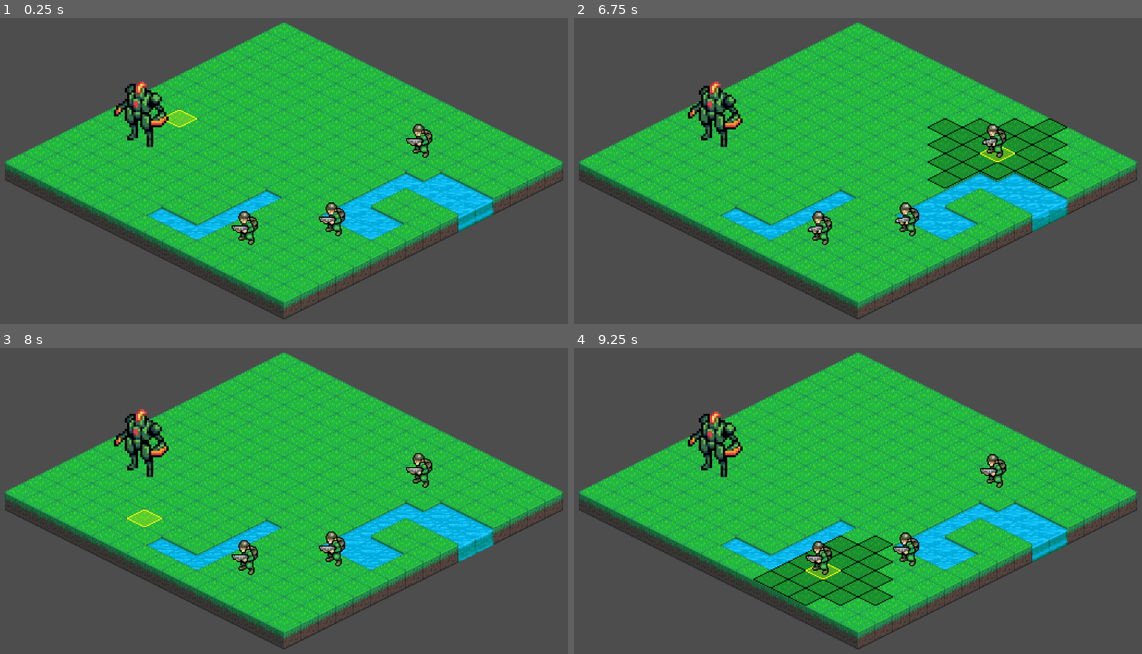
Above: before the commit, frames 1-4 (two rows, left to right).
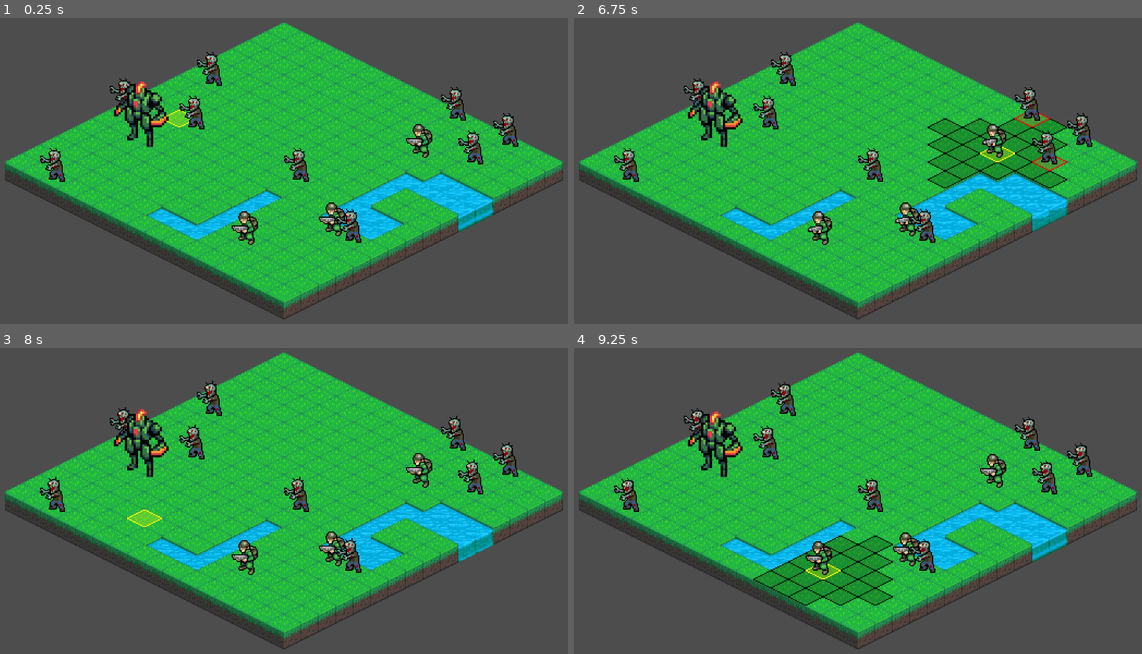
Above: after the commit, the same moments.

Repository: Tekknobot/MEKIII
Game: Godot game, scene res://scenes/Game.tscn
The game is run twice, just before and just after one commit, with the same random seed, the same clock (stepped at 60 frames per second) and the same inputs.
Inputs (mouse positions are in pixels of both pictures, inside the frame that each line leads up to):
- Up to frame 1 (0.25 s): no input
- Up to frame 2 (6.75 s): move the mouse to (994, 161) at 0.52 s; click (994, 161) at 0.67 s; move the mouse to (733, 198) at 1.27 s; click (733, 198) at 1.42 s; move the mouse to (920, 100) at 2.02 s; click (920, 100) at 2.17 s; move the mouse to (823, 250) at 2.77 s; click (823, 250) at 2.92 s; move the mouse to (1045, 232) at 3.52 s; click (1045, 232) at 3.67 s; move the mouse to (670, 128) at 4.27 s; click (670, 128) at 4.42 s; move the mouse to (892, 180) at 5.02 s; click (892, 180) at 5.17 s; move the mouse to (761, 91) at 5.77 s; click (761, 91) at 5.92 s; move the mouse to (994, 161) at 6.52 s; click (994, 161) at 6.67 s
- Up to frame 3 (8 s): move the mouse to (159, 528) at 7.27 s; click (159, 528) at 7.42 s
- Up to frame 4 (9.25 s): move the mouse to (920, 430) at 8.02 s; click (920, 430) at 8.17 s; move the mouse to (823, 580) at 8.77 s; click (823, 580) at 8.92 s

The runs differ from the first frame. In frame 1, 2.3% of the frame differs, in the area x 7-92%, y 11-74%; in frame 2, 2.5%; in frame 3, 2.3%; in frame 4, 2.3%.

Commit message:
Add zombie.

Diff:
--- a/scenes/Game.tscn
+++ b/scenes/Game.tscn
@@ -1,8 +1,9 @@
-[gd_scene load_steps=34 format=3 uid="uid://bmtwqbsx674eo"]
+[gd_scene load_steps=35 format=3 uid="uid://bmtwqbsx674eo"]
 
 [ext_resource type="Script" uid="uid://bn08mhcoceqg" path="res://scripts/game.gd" id="1_400sg"]
 [ext_resource type="PackedScene" uid="uid://b8etqvuw07mhc" path="res://scenes/human.tscn" id="2_s0nni"]
 [ext_resource type="PackedScene" uid="uid://bqrbab23wjpjp" path="res://scenes/mech.tscn" id="3_aug50"]
+[ext_resource type="PackedScene" uid="uid://dmujwxtnheagi" path="res://scenes/zombie.tscn" id="4_kyk2p"]
 [ext_resource type="Texture2D" uid="uid://by1nnygq8fbib" path="res://sprites/Terrain/dirt.png" id="6_mcffj"]
 [ext_resource type="Texture2D" uid="uid://bvs7gpxakq282" path="res://sprites/Terrain/sandstone.png" id="7_2rd6h"]
 [ext_resource type="Texture2D" uid="uid://d3dw1g0jasso3" path="res://sprites/Tiles_UI/mek3/1x1_move.png" id="7_g4kob"]
@@ -134,6 +135,7 @@
 mech_count = 1
 human_scene = ExtResource("2_s0nni")
 mech_scene = ExtResource("3_aug50")
+zombie_scene = ExtResource("4_kyk2p")
 
 [node name="Highlight" type="TileMap" parent="."]
 tile_set = SubResource("TileSet_3xj3m")
@@ -149,7 +151,11 @@
 format = 2
 layer_0/modulate = Color(0.09803922, 0.09803922, 0.09803922, 1)
 
-[node name="AttackRange" type="TileMap" parent="."]
+[node name="AttackRangeSmall" type="TileMap" parent="."]
+tile_set = SubResource("TileSet_bneo8")
+format = 2
+
+[node name="AttackRangeBig" type="TileMap" parent="."]
 tile_set = SubResource("TileSet_bneo8")
 format = 2
 
--- /dev/null
+++ b/scenes/zombie.tscn
@@ -0,0 +1,193 @@
+[gd_scene load_steps=42 format=3 uid="uid://dmujwxtnheagi"]
+
+[ext_resource type="Script" uid="uid://cuhaf2noht7l2" path="res://scripts/zombie.gd" id="1_o6twh"]
+[ext_resource type="Texture2D" uid="uid://cwttiy82qxf31" path="res://sprites/Zombies/attack/zomb_atk1.png" id="2_o6twh"]
+[ext_resource type="Texture2D" uid="uid://qnjdb2b476oc" path="res://sprites/Zombies/attack/zomb_atk2.png" id="3_eb8mr"]
+[ext_resource type="Texture2D" uid="uid://conbn7eijk7ik" path="res://sprites/Zombies/attack/zomb_atk3.png" id="4_ln2kq"]
+[ext_resource type="Texture2D" uid="uid://bbiip3q4hsnca" path="res://sprites/Zombies/attack/zomb_atk4.png" id="5_turgy"]
+[ext_resource type="Texture2D" uid="uid://b4bi7t7jgmuec" path="res://sprites/Zombies/attack/zomb_atk5.png" id="6_qgv5u"]
+[ext_resource type="Texture2D" uid="uid://ds5m57cm46te3" path="res://sprites/Zombies/attack/zomb_atk6.png" id="7_m3wi0"]
+[ext_resource type="Texture2D" uid="uid://cwjoqf60hadln" path="res://sprites/Zombies/attack/zomb_atk7.png" id="8_y7rkn"]
+[ext_resource type="Texture2D" uid="uid://dkdnlfb307248" path="res://sprites/Zombies/attack/zomb_atk8.png" id="9_620wp"]
+[ext_resource type="Texture2D" uid="uid://5kuwlayi1kxs" path="res://sprites/Zombies/attack/zomb_atk9.png" id="10_sso3y"]
+[ext_resource type="Texture2D" uid="uid://d33mn8hqylym0" path="res://sprites/Zombies/death/zombdeath1.png" id="11_whhyg"]
+[ext_resource type="Texture2D" uid="uid://bdjmjwslvoh1p" path="res://sprites/Zombies/death/zombdeath2.png" id="12_soxq7"]
+[ext_resource type="Texture2D" uid="uid://bj1hb4d75skp8" path="res://sprites/Zombies/death/zombdeath3.png" id="13_e2802"]
+[ext_resource type="Texture2D" uid="uid://bhb55le4l04xe" path="res://sprites/Zombies/death/zombdeath4.png" id="14_3fylu"]
+[ext_resource type="Texture2D" uid="uid://d15nggjgsp263" path="res://sprites/Zombies/death/zombdeath5.png" id="15_0df5l"]
+[ext_resource type="Texture2D" uid="uid://dhlxvl535sjvt" path="res://sprites/Zombies/death/zombdeath6.png" id="16_dklxj"]
+[ext_resource type="Texture2D" uid="uid://chc0m8hbl7pyu" path="res://sprites/Zombies/death/zombdeath7.png" id="17_vbctf"]
+[ext_resource type="Texture2D" uid="uid://ce8iblqfusimq" path="res://sprites/Zombies/death/zombdeath8.png" id="18_7d3hf"]
+[ext_resource type="Texture2D" uid="uid://b6ttdibpfgrn8" path="res://sprites/Zombies/idle/zombie_idle1.png" id="19_g2hu3"]
+[ext_resource type="Texture2D" uid="uid://btoqtsod45gqc" path="res://sprites/Zombies/idle/zombie_idle2.png" id="20_41fgj"]
+[ext_resource type="Texture2D" uid="uid://fkv6sm2mdfc4" path="res://sprites/Zombies/idle/zombie_idle3.png" id="21_f8e4k"]
+[ext_resource type="Texture2D" uid="uid://dne03qbkspx0n" path="res://sprites/Zombies/idle/zombie_idle4.png" id="22_nhwsn"]
+[ext_resource type="Texture2D" uid="uid://ckoyi6l2s5ahj" path="res://sprites/Zombies/idle/zombie_idle5.png" id="23_w1v86"]
+[ext_resource type="Texture2D" uid="uid://bs6egkba4nd0g" path="res://sprites/Zombies/idle/zombie_idle6.png" id="24_8f500"]
+[ext_resource type="Texture2D" uid="uid://dxjegbbnp3b15" path="res://sprites/Zombies/idle/zombie_idle7.png" id="25_2c01a"]
+[ext_resource type="Texture2D" uid="uid://dt51wlwgpjuu5" path="res://sprites/Zombies/idle/zombie_idle8.png" id="26_1jllc"]
+[ext_resource type="Texture2D" uid="uid://fcbtgkjenkjg" path="res://sprites/Zombies/idle/zombie_idle9.png" id="27_n8cc5"]
+[ext_resource type="Texture2D" uid="uid://jmfjpxs24kyd" path="res://sprites/Zombies/idle/zombie_idle10.png" id="28_4bhnw"]
+[ext_resource type="Texture2D" uid="uid://ddp2jaortrt0" path="res://sprites/Zombies/idle/zombie_idle11.png" id="29_i0dhq"]
+[ext_resource type="Texture2D" uid="uid://c285dillcm0gu" path="res://sprites/Zombies/idle/zombie_idle12.png" id="30_ikhb0"]
+[ext_resource type="Texture2D" uid="uid://caqq0bj7nltlf" path="res://sprites/Zombies/idle/zombie_idle13.png" id="31_cw0uh"]
+[ext_resource type="Texture2D" uid="uid://ceulsyilrttlt" path="res://sprites/Zombies/idle/zombie_idle14.png" id="32_fdfcd"]
+[ext_resource type="Texture2D" uid="uid://b1ggr5a8jw3ma" path="res://sprites/Zombies/idle/zombie_idle15.png" id="33_4m6ck"]
+[ext_resource type="Texture2D" uid="uid://pkn1oesytji0" path="res://sprites/Zombies/idle/zombie_idle16.png" id="34_rn08a"]
+[ext_resource type="Texture2D" uid="uid://di6lcgxxpn653" path="res://sprites/Zombies/move/zomb1.png" id="35_6pkys"]
+[ext_resource type="Texture2D" uid="uid://dcqcljh1gc8nb" path="res://sprites/Zombies/move/zomb2.png" id="36_huysx"]
+[ext_resource type="Texture2D" uid="uid://cjatf8phi5qjp" path="res://sprites/Zombies/move/zomb3.png" id="37_shgdc"]
+[ext_resource type="Texture2D" uid="uid://y1tu1n80rvks" path="res://sprites/Zombies/move/zomb4.png" id="38_i12k7"]
+[ext_resource type="Texture2D" uid="uid://bdnwlnsu56wes" path="res://sprites/Zombies/move/zomb5.png" id="39_a3vf8"]
+[ext_resource type="Texture2D" uid="uid://d265fi2e6of11" path="res://sprites/Zombies/move/zomb6.png" id="40_j2sop"]
+
+[sub_resource type="SpriteFrames" id="SpriteFrames_0pyg8"]
+animations = [{
+"frames": [{
+"duration": 1.0,
+"texture": ExtResource("2_o6twh")
+}, {
+"duration": 1.0,
+"texture": ExtResource("3_eb8mr")
+}, {
+"duration": 1.0,
+"texture": ExtResource("4_ln2kq")
+}, {
+"duration": 1.0,
+"texture": ExtResource("5_turgy")
+}, {
+"duration": 1.0,
+"texture": ExtResource("6_qgv5u")
+}, {
+"duration": 1.0,
+"texture": ExtResource("7_m3wi0")
+}, {
+"duration": 1.0,
+"texture": ExtResource("8_y7rkn")
+}, {
+"duration": 1.0,
+"texture": ExtResource("9_620wp")
+}, {
+"duration": 1.0,
+"texture": ExtResource("10_sso3y")
+}],
+"loop": false,
+"name": &"attack",
+"speed": 24.0
+}, {
+"frames": [{
+"duration": 1.0,
+"texture": ExtResource("11_whhyg")
+}, {
+"duration": 1.0,
+"texture": ExtResource("12_soxq7")
+}, {
+"duration": 1.0,
+"texture": ExtResource("13_e2802")
+}, {
+"duration": 1.0,
+"texture": ExtResource("14_3fylu")
+}, {
+"duration": 1.0,
+"texture": ExtResource("15_0df5l")
+}, {
+"duration": 1.0,
+"texture": ExtResource("16_dklxj")
+}, {
+"duration": 1.0,
+"texture": ExtResource("17_vbctf")
+}, {
+"duration": 1.0,
+"texture": ExtResource("18_7d3hf")
+}, {
+"duration": 1.0,
+"texture": null
+}],
+"loop": true,
+"name": &"death",
+"speed": 12.0
+}, {
+"frames": [{
+"duration": 1.0,
+"texture": ExtResource("19_g2hu3")
+}, {
+"duration": 1.0,
+"texture": ExtResource("20_41fgj")
+}, {
+"duration": 1.0,
+"texture": ExtResource("21_f8e4k")
+}, {
+"duration": 1.0,
+"texture": ExtResource("22_nhwsn")
+}, {
+"duration": 1.0,
+"texture": ExtResource("23_w1v86")
+}, {
+"duration": 1.0,
+"texture": ExtResource("24_8f500")
+}, {
+"duration": 1.0,
+"texture": ExtResource("25_2c01a")
+}, {
+"duration": 1.0,
+"texture": ExtResource("26_1jllc")
+}, {
+"duration": 1.0,
+"texture": ExtResource("27_n8cc5")
+}, {
+"duration": 1.0,
+"texture": ExtResource("28_4bhnw")
+}, {
+"duration": 1.0,
+"texture": ExtResource("29_i0dhq")
+}, {
+"duration": 1.0,
+"texture": ExtResource("30_ikhb0")
+}, {
+"duration": 1.0,
+"texture": ExtResource("31_cw0uh")
+}, {
+"duration": 1.0,
+"texture": ExtResource("32_fdfcd")
+}, {
+"duration": 1.0,
+"texture": ExtResource("33_4m6ck")
+}, {
+"duration": 1.0,
+"texture": ExtResource("34_rn08a")
+}],
+"loop": true,
+"name": &"idle",
+"speed": 8.0
+}, {
+"frames": [{
+"duration": 1.0,
+"texture": ExtResource("35_6pkys")
+}, {
+"duration": 1.0,
+"texture": ExtResource("36_huysx")
+}, {
+"duration": 1.0,
+"texture": ExtResource("37_shgdc")
+}, {
+"duration": 1.0,
+"texture": ExtResource("38_i12k7")
+}, {
+"duration": 1.0,
+"texture": ExtResource("39_a3vf8")
+}, {
+"duration": 1.0,
+"texture": ExtResource("40_j2sop")
+}],
+"loop": true,
+"name": &"move",
+"speed": 8.0
+}]
+
+[node name="Unit" type="Node2D"]
+script = ExtResource("1_o6twh")
+
+[node name="AnimatedSprite2D" type="AnimatedSprite2D" parent="."]
+sprite_frames = SubResource("SpriteFrames_0pyg8")
+animation = &"death"
+autoplay = "idle"
--- a/scripts/game.gd
+++ b/scripts/game.gd
@@ -30,12 +30,19 @@
 const MOVE_TILE_BIG_SOURCE_ID := 1       # 2x2 move tile source id
 const MOVE_ATLAS := Vector2i(0, 0)
 
-# --- Attack overlay ---
-@onready var attack_range: TileMap = $AttackRange
+# --- Attack overlays (split) ---
+@onready var attack_range_small: TileMap = $AttackRangeSmall
+@onready var attack_range_big: TileMap = $AttackRangeBig
 const LAYER_ATTACK := 0
-const ATTACK_TILE_SMALL_SOURCE_ID := 0   # set these to your attack tile sources
+const ATTACK_TILE_SMALL_SOURCE_ID := 0
 const ATTACK_TILE_BIG_SOURCE_ID := 1
 const ATTACK_ATLAS := Vector2i(0, 0)
+
+@export var attack_offset_small := Vector2(0, 0) # small 1x1 offset
+@export var attack_offset_big := Vector2(0, 16)   # big 2x2 offset
+
+# store Units instead of origins (avoids origin/offset problems)
+var attackable_units := {} # Dictionary[Unit, bool]
 
 enum Season { DIRT, SANDSTONE, SNOW, GRASS, ICE }
 @export var season: Season = Season.GRASS
@@ -51,8 +58,10 @@
 # Spawning
 @export var human_count := 3
 @export var mech_count := 2
+@export var zombie_count := 9
 @export var human_scene: PackedScene
 @export var mech_scene: PackedScene
+@export var zombie_scene: PackedScene
 
 @onready var terrain: TileMap = $Terrain
 @onready var units_root: Node2D = $Units
@@ -80,11 +89,6 @@
 
 @export var move_offset_1x1 := Vector2(0, 0)
 @export var move_offset_2x2 := Vector2(0, 16)
-
-@export var attack_offset_1x1 := Vector2(0, 0)
-@export var attack_offset_2x2 := Vector2(0, 0)
-
-var attackable_set := {}  # Dictionary[Vector2i, bool]
 
 func _unit_sprite(u: Unit) -> AnimatedSprite2D:
 	if u == null:
@@ -265,8 +269,8 @@
 # Units: spawning
 # -----------------------
 func spawn_units() -> void:
-	if human_scene == null or mech_scene == null:
-		push_warning("Assign human_scene and mech_scene in the Inspector.")
+	if human_scene == null or mech_scene == null or zombie_scene == null:
+		push_warning("Assign human_scene, mech_scene, and zombie_scene in the Inspector.")
 		return
 
 	for child in units_root.get_children():
@@ -274,12 +278,15 @@
 	grid.occupied.clear()
 	unit_origin.clear()
 
+	# spawn order is up to you
 	for i in range(mech_count):
 		_spawn_one(mech_scene)
 
 	for i in range(human_count):
 		_spawn_one(human_scene)
 
+	for i in range(zombie_count):
+		_spawn_one(zombie_scene)
 
 func _spawn_one(scene: PackedScene) -> void:
 	var tries := 300
@@ -610,41 +617,37 @@
 		clear_attack_range()
 
 func clear_attack_range() -> void:
-	attack_range.clear()
-	attackable_set.clear()
-	attack_range.position = attack_offset_1x1
-
-func draw_attack_range_for_unit(u: Unit) -> void:
+	attack_range_small.clear()
+	attack_range_big.clear()
+	attackable_units.clear()
+
+	attack_range_small.position = attack_offset_small
+	attack_range_big.position = attack_offset_big
+
+func draw_attack_range_for_unit(attacker: Unit) -> void:
 	clear_attack_range()
-	if u == null:
-		return
-
-	# ✅ Keep AttackRange TileMap in ONE consistent offset (small)
-	attack_range.position = attack_offset_1x1
-
-	# Mark ONLY units that can be attacked
+	if attacker == null:
+		return
+
 	for child in units_root.get_children():
 		var target := child as Unit
 		if target == null:
 			continue
-		if target == u:
+		if target == attacker:
 			continue
 
-		if _attack_distance(u, target) > u.attack_range:
+		if _attack_distance(attacker, target) > attacker.attack_range:
 			continue
 
+		attackable_units[target] = true
+
 		var target_origin := get_unit_origin(target)
-		var target_big := _is_big_unit(target)
-
-		if target_big:
-			# draw big tile at even origin
+
+		if _is_big_unit(target):
 			target_origin = snap_origin_for_unit(target_origin, target)
-			attackable_set[target_origin] = true
-			attack_range.set_cell(LAYER_ATTACK, target_origin, ATTACK_TILE_BIG_SOURCE_ID, ATTACK_ATLAS, 0)
+			attack_range_big.set_cell(LAYER_ATTACK, target_origin, ATTACK_TILE_BIG_SOURCE_ID, ATTACK_ATLAS, 0)
 		else:
-			# ✅ small tile written normally (TileMap is already in small offset)
-			attackable_set[target_origin] = true
-			attack_range.set_cell(LAYER_ATTACK, target_origin, ATTACK_TILE_SMALL_SOURCE_ID, ATTACK_ATLAS, 0)
+			attack_range_small.set_cell(LAYER_ATTACK, target_origin, ATTACK_TILE_SMALL_SOURCE_ID, ATTACK_ATLAS, 0)
 
 func _unhandled_input(event: InputEvent) -> void:
 	if is_moving_unit or is_attacking_unit:
@@ -669,7 +672,6 @@
 
 	if event is InputEventMouseButton and event.button_index == MOUSE_BUTTON_RIGHT and event.pressed:
 		select_unit(null)
-
 
 func try_attack_selected(target: Unit) -> bool:
 	if selected_unit == null or target == null:
@@ -679,36 +681,41 @@
 	if target == selected_unit:
 		return false
 
+	# must be highlighted as attackable this frame
+	if not attackable_units.has(target):
+		return false
+
 	var attacker := selected_unit
 
-	var t_origin := get_unit_origin(target)
-	if _is_big_unit(target):
-		t_origin = snap_origin_for_unit(t_origin, target)
-
-	if not attackable_set.has(t_origin):
-		return false
-
-	# range check (uses footprint vs footprint, so 2x2 behaves properly)
+	# safety: also confirm range using footprint-vs-footprint distance
 	var dist := _attack_distance(attacker, target)
 	if dist > attacker.attack_range:
 		return false
 
 	is_attacking_unit = true
 
-	# face target + attack anim
-	var from_pos := attacker.global_position
-	var to_pos := target.global_position
-	_set_facing_from_world_delta(attacker, from_pos, to_pos)
+	# face target
+	_set_facing_from_world_delta(attacker, attacker.global_position, target.global_position)
+
+	# play attack anim repeats + flash target
+	var anim_name := _get_attack_anim_name(attacker)
 
 	var repeats = max(attacker.attack_repeats, 1)
 	for i in range(repeats):
-		await _play_anim_and_wait(attacker, attacker.attack_anim)
+		await _play_anim_and_wait(attacker, anim_name)
+		await _flash_unit(target)
+
 		await _flash_unit(target)
 
 	_play_idle(attacker)
 	is_attacking_unit = false
+
+	# redraw overlays so the highlighted attack tiles stay correct
+	draw_unit_hover(attacker)
+	draw_move_range_for_unit(attacker)
+	draw_attack_range_for_unit(attacker)
+
 	return true
-
 
 func _attack_distance(a: Unit, b: Unit) -> int:
 	var ao := get_unit_origin(a)
@@ -926,3 +933,20 @@
 	# default facing LEFT => flip_h=false
 	# moving RIGHT => flip_h=true
 	spr.flip_h = (dx > 0.0)
+
+func _get_attack_anim_name(attacker: Unit) -> StringName:
+	# Default for all Units
+	var anim: StringName = attacker.attack_anim
+
+	# ✅ If this unit is a Zombie, use its zombie-specific anim if it exists
+	# (You can name it whatever you want in Zombie.gd — this handles both common options)
+	if attacker is Zombie:
+		if attacker.has_meta("zombie_attack_anim"):
+			anim = attacker.zombie_attack_anim
+		elif attacker.has_meta("bite_anim"):
+			anim = attacker.bite_anim
+		elif attacker.has_meta("attack"):
+			# fallback: if Zombie just uses the same attack_anim, keep it
+			anim = attacker.attack_anim
+
+	return anim
--- /dev/null
+++ b/scripts/zombie.gd
@@ -0,0 +1,8 @@
+extends Unit
+class_name Zombie
+
+func _ready() -> void:
+	footprint_size = Vector2i(1, 1)
+	move_range = 3
+	attack_range = 1
+	attack_repeats = 2
Not shown, added: scripts/zombie.gd.uid
Binary file added: sprites/Zombies/attack/zomb_atk.ase
Binary file added: sprites/Zombies/attack/zomb_atk1.png
Not shown, added: sprites/Zombies/attack/zomb_atk1.png.import
Binary file added: sprites/Zombies/attack/zomb_atk2.png
Not shown, added: sprites/Zombies/attack/zomb_atk2.png.import
Binary file added: sprites/Zombies/attack/zomb_atk3.png
Not shown, added: sprites/Zombies/attack/zomb_atk3.png.import
Binary file added: sprites/Zombies/attack/zomb_atk4.png
Not shown, added: sprites/Zombies/attack/zomb_atk4.png.import
Binary file added: sprites/Zombies/attack/zomb_atk5.png
Not shown, added: sprites/Zombies/attack/zomb_atk5.png.import
(and 72 more such lines)
